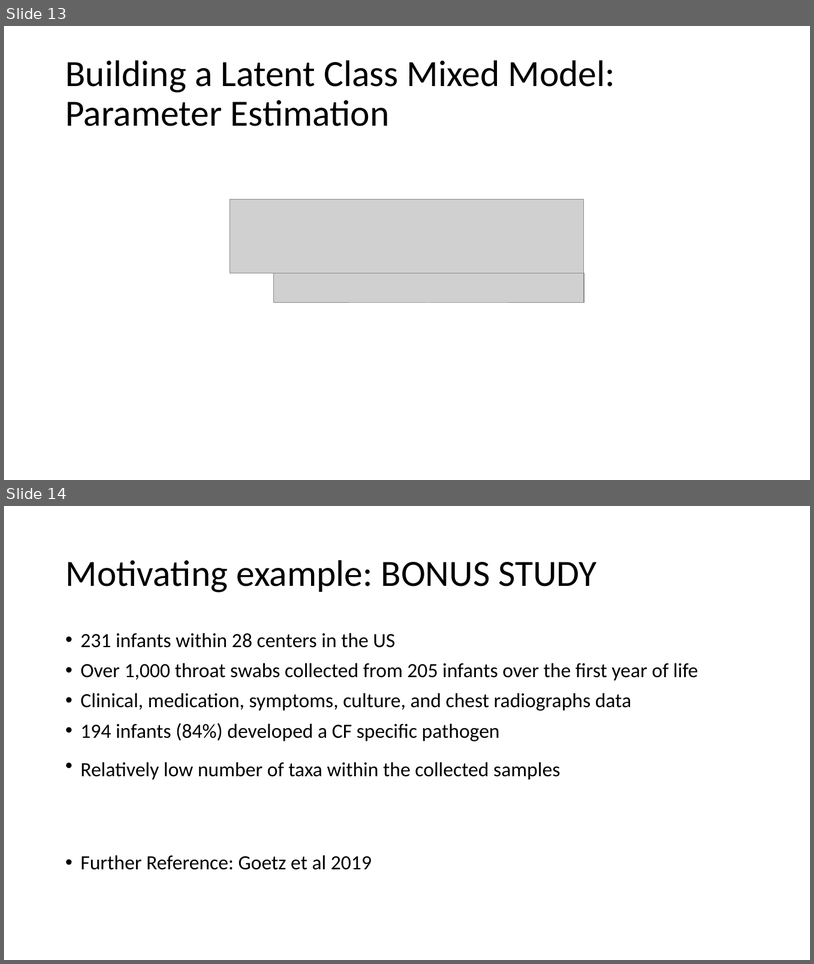
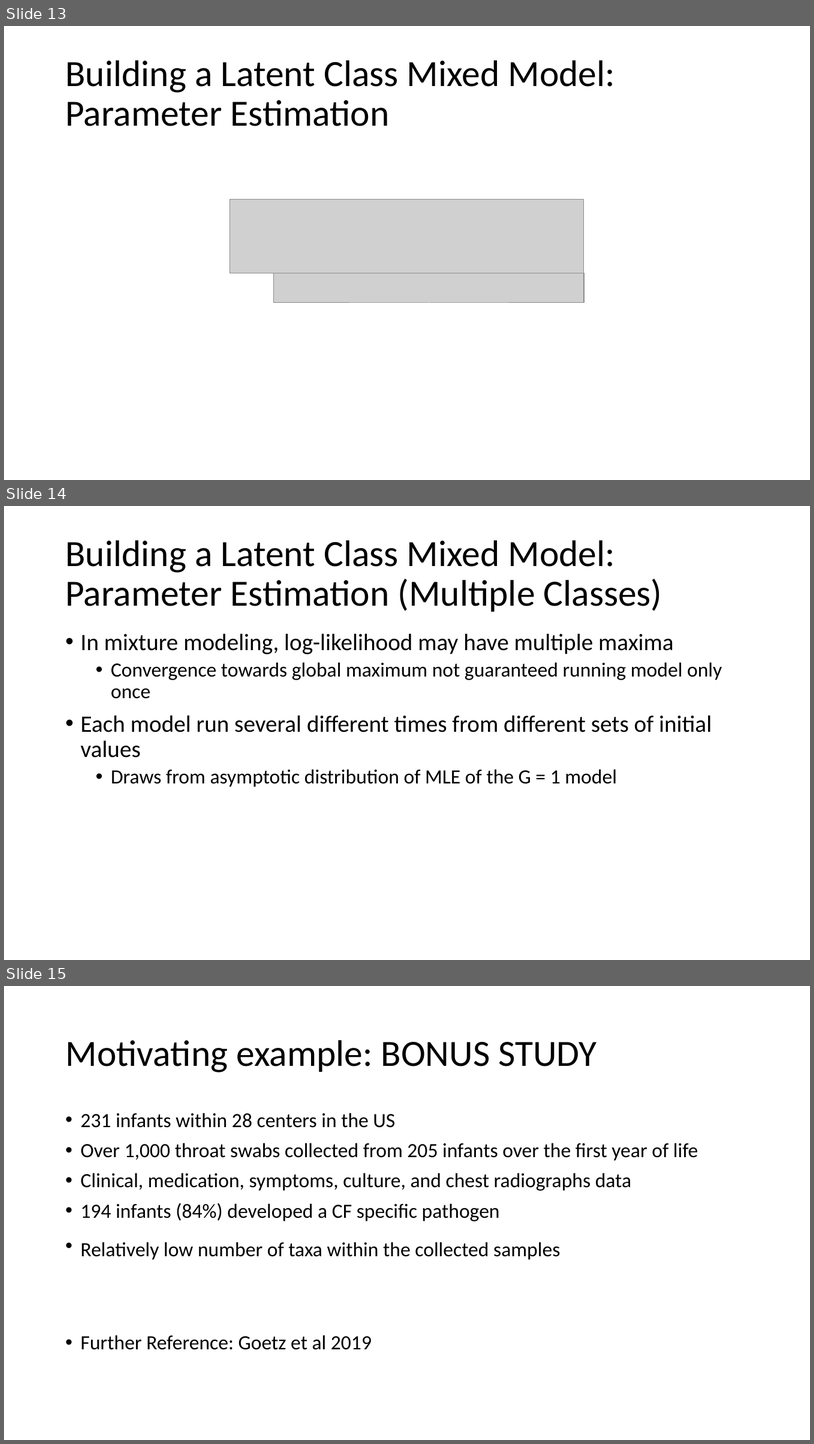
Before and after one commit to caseyicesakamoto/CUANSCHUTZ, a slide deck: Thesis/Results/Thesis Defense.pptx. Shown one above the other, each under a label of ours: slides 13 and 14 before the commit, slides 13, 14 and 15 after it. The pictures are 814x964 and 814x1444 pixels, drawn with LibreOffice and Linux fonts; fonts in the diff are those of the drawing; grey boxes stand for pictures. Boxes give left, top, right and bottom in pixels: in the first picture for what was removed or moved away, otherwise in the second. Text is boxed around its words. In the diff, an @@ line names an element or a change of style, - is before the commit and + after.

```diff
--- a/Thesis/Results/Thesis Defense.pptx
+++ b/Thesis/Results/Thesis Defense.pptx
@@ slide 14 added at (4, 506, 810, 960), background #FFFFFF @@
@@ title added at (65, 540, 663, 612), 44 pt, text #000000 @@
+Building a Latent Class Mixed Model:
+Parameter Estimation (Multiple Classes)
@@ text added at (81, 633, 722, 787), 28 pt, text #000000 @@
+• In mixture modeling, log-likelihood may have multiple maxima
+  • Convergence towards global maximum not guaranteed running model only once
+• Each model run several different times from different sets of initial values
+  • Draws from asymptotic distribution of MLE of the G = 1 model
@@ what was slide 14 is now slide 15 @@
```
Also in this commit, not shown: 5 slides changed, 1 other slide added.
